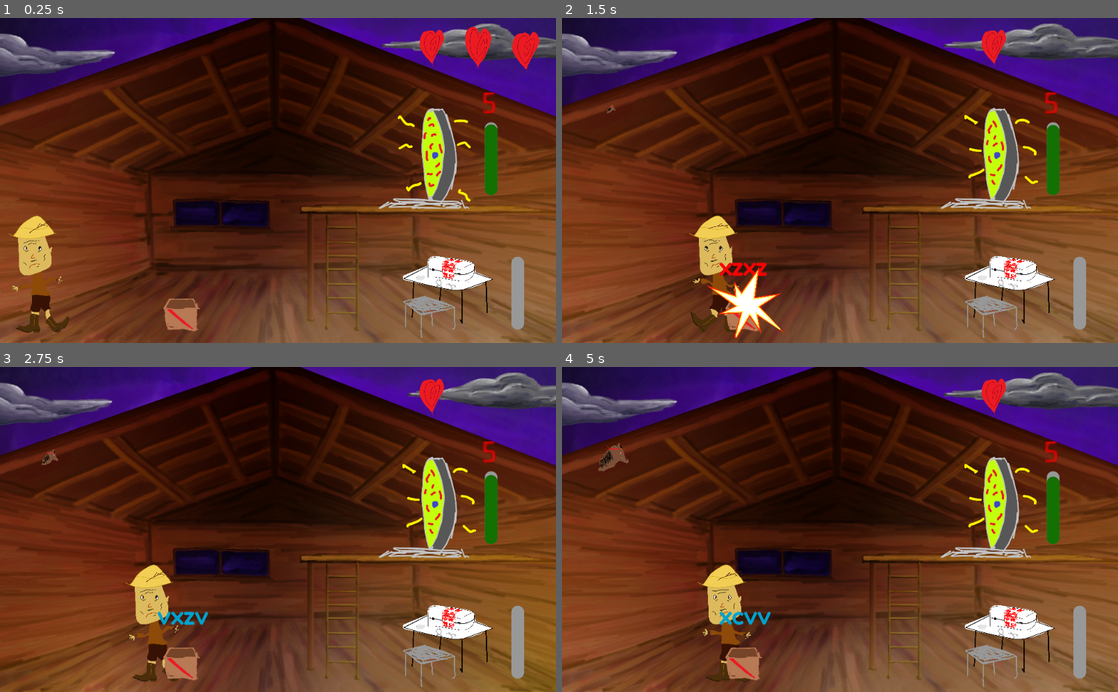
Above: before the commit, frames 1-4 (two rows, left to right).
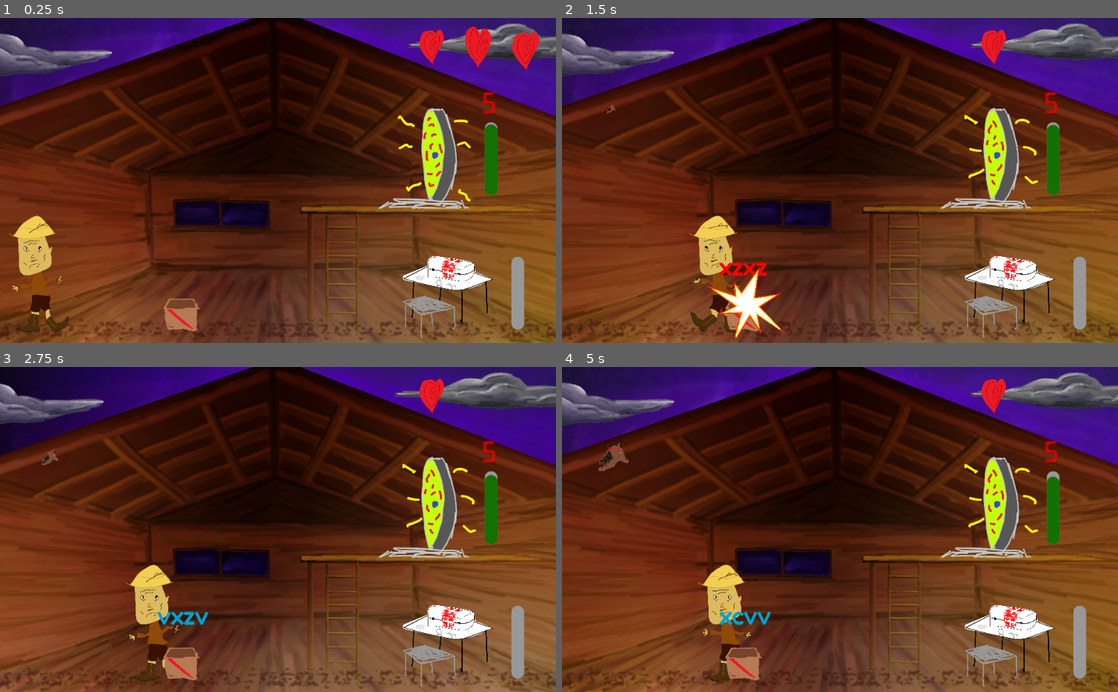
Above: after the commit, the same moments.

Repository: geojax/The-Un-Stable
Game: Godot game, scene res://Scenes/Player.tscn
Same seed, same stepped clock (60 frames per second), same inputs: the game is played once before the commit and once after it.
Inputs (mouse positions are in pixels of both pictures, inside the frame that each line leads up to):
- Up to frame 1 (0.25 s): no input
- Up to frame 2 (1.5 s): hold Right (right) 0.53-1.25 s; click (762, 265) at 1.27 s; type "12" at 1.35 s
- Up to frame 3 (2.75 s): hold Down (down) from 2.03 s (still down)
- Up to frame 4 (5 s): release Down (down) at 2.78 s; hold Right (right) 2.78-3.53 s; hold Up (up) 3.53-4.28 s; hold Left (left) from 4.28 s (still down)

The runs differ from the first frame. In frame 1, 5.3% of the frame differs, in the area x 0-100%, y 1-100%; in frame 2, 5.5%; in frame 3, 7.0%, in the area x 0-100%, y 0-100%; in frame 4, 5.6%.

Commit message:
BLACKLINE

Diff:
--- a/Scenes/Player.tscn
+++ b/Scenes/Player.tscn
@@ -24,6 +24,7 @@
 [ext_resource path="res://Asset 19.png" type="Texture" id=22]
 [ext_resource path="res://Asset 22.png" type="Texture" id=23]
 [ext_resource path="res://Asset 23.png" type="Texture" id=24]
+[ext_resource path="res://Art/Asset 29.png" type="Texture" id=25]
 
 [sub_resource type="SpriteFrames" id=1]
 animations = [ {
@@ -118,8 +119,14 @@
 position = Vector2( 513.351, 298.189 )
 scale = Vector2( 0.559804, 0.559804 )
 frames = SubResource( 1 )
-frame = 2
+frame = 4
 playing = true
+
+[node name="BLACKLINE" type="Sprite" parent="Background"]
+modulate = Color( 0.498039, 0.137255, 0.137255, 0.47451 )
+position = Vector2( -25.3314, 494.245 )
+scale = Vector2( 0.332444, 0.343092 )
+texture = ExtResource( 25 )
 
 [node name="NewBack" type="Sprite" parent="."]
 visible = false
Binary file added: Art/Asset 29.png
Not shown, added: Art/Asset 29.png.import
Not shown: 1 places in Scenes/Player.tscn that only renumber resources
